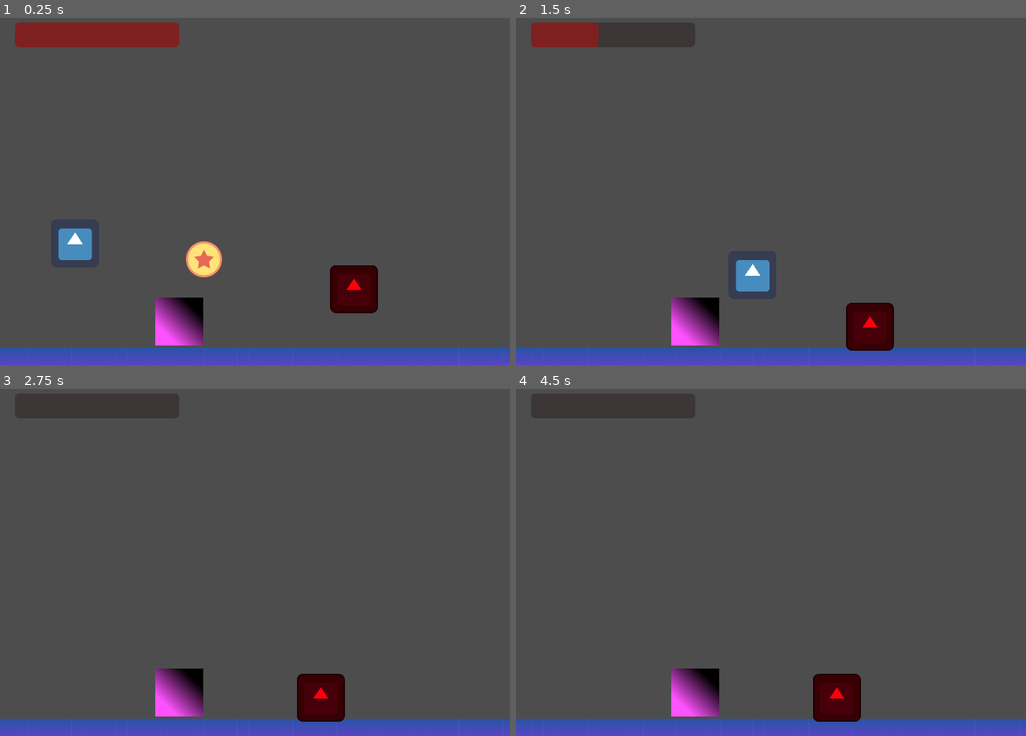
Above: before the commit, frames 1-4 (two rows, left to right).
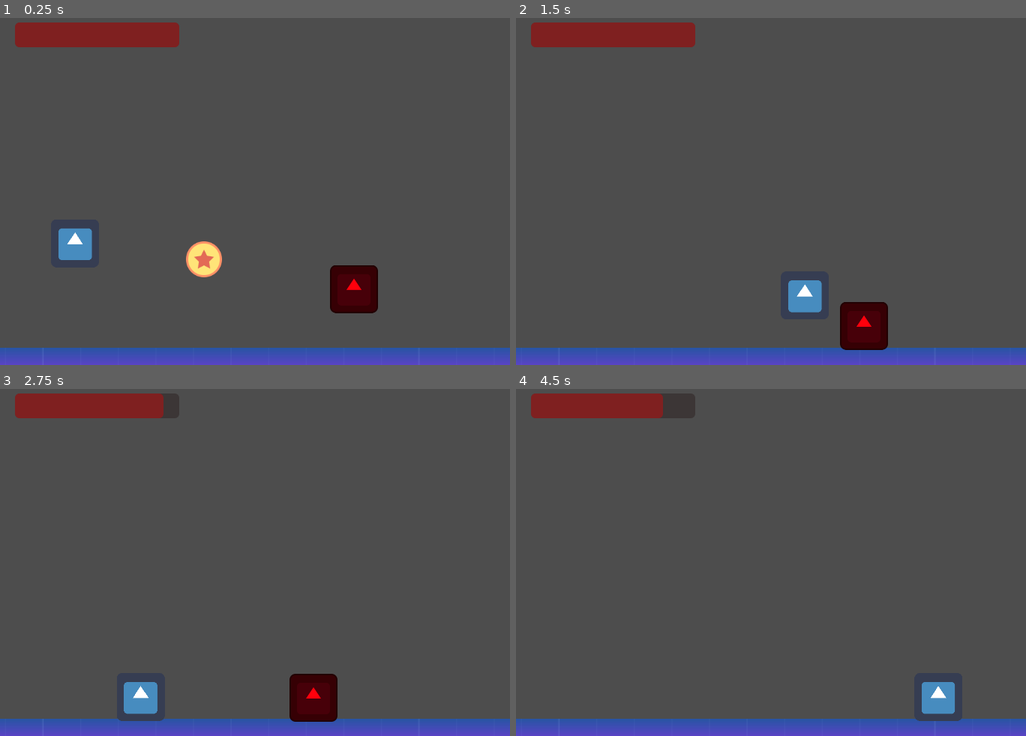
Above: after the commit, the same moments.

Repository: edurs2602/epogames2023
Game: Godot game, scene res://scenes/enviroment/main.tscn
Two runs of this game, one before a commit and one after it. Both use one fixed random seed, a clock stepped at 60 frames per second and the inputs below. Before the commit the project starts from res://scenes/main.tscn. The engine's default icon, where the game draws it, is replaced by a stand-in: a white triangle on a blue panel in a dark square.
Inputs:
- Up to frame 1 (0.25 s): no input
- Up to frame 2 (1.5 s): tap Enter (ui_accept) at 0.5, 0.77 s; hold Right (ui_right) from 0.53 s (still down); tap Shift (shift) at 0.6, 1.35 s
- Up to frame 3 (2.75 s): tap Enter (ui_accept) at 1.52 s; release Right (ui_right) at 2.03 s; hold Left (ui_left) from 2.03 s (still down); tap Shift (shift) at 2.1 s
- Up to frame 4 (4.5 s): release Left (ui_left) at 2.78 s; hold Right (ui_right) 2.78-4.28 s; tap Shift (shift) at 2.85, 3.6, 4.35 s; tap Enter (ui_accept) at 3.02, 3.77 s; hold Left (ui_left) from 4.28 s (still down)

The runs differ from the first frame. In frame 1, 1.3% of the frame differs, in the area x 30-40%, y 80-95%; in frame 2, 4.3%; in frame 3, 4.5%; in frame 4, 5.1%, in the area x 2-88%, y 1-96%.
Error after the commit: Parse Error: Expected indented block after "if" block. (res://src/Actors/scripts/fly_enemy.gd:14)

Commit message:
criação do inimigo voador

Diff:
--- a/project.godot
+++ b/project.godot
@@ -11,7 +11,7 @@
 [application]
 
 config/name="Epogames 2023"
-run/main_scene="res://scenes/main.tscn"
+run/main_scene="res://scenes/enviroment/main.tscn"
 config/features=PackedStringArray("4.1", "GL Compatibility")
 config/icon="res://icon.svg"
 
--- a/scenes/enviroment/main.tscn
+++ b/scenes/enviroment/main.tscn
@@ -1,10 +1,11 @@
-[gd_scene load_steps=8 format=3 uid="uid://0bajasm1ervt"]
+[gd_scene load_steps=9 format=3 uid="uid://0bajasm1ervt"]
 
 [ext_resource type="PackedScene" uid="uid://eyoe1g8a7aj8" path="res://scenes/player.tscn" id="3_6gpr6"]
 [ext_resource type="Texture2D" uid="uid://dewkiqhotnuch" path="res://assets/start-assets/background.png" id="3_7d3tq"]
 [ext_resource type="Script" path="res://src/Actors/scripts/player/ProgressBar.gd" id="4_bt68a"]
-[ext_resource type="PackedScene" uid="uid://c0oj2xowl5ru6" path="res://scenes/enemy.tscn" id="4_kmoea"]
-[ext_resource type="PackedScene" uid="uid://dc2t151idndmg" path="res://scenes/enviroment/coin.tscn" id="5_8vmbr"]
+[ext_resource type="PackedScene" uid="uid://c0oj2xowl5ru6" path="res://scenes/enemy/enemy.tscn" id="4_kmoea"]
+[ext_resource type="PackedScene" path="res://scenes/coin.tscn" id="5_8vmbr"]
+[ext_resource type="PackedScene" uid="uid://cictcb1ljgss2" path="res://scenes/fly_enemy.tscn" id="6_f5jpi"]
 
 [sub_resource type="TileSet" id="TileSet_5kb6j"]
 
@@ -19,6 +20,7 @@
 
 [node name="StaticBody2D" type="StaticBody2D" parent="."]
 position = Vector2(7, 469)
+scale = Vector2(3.4, 1)
 collision_layer = 4
 collision_mask = 0
 
@@ -49,3 +51,6 @@
 
 [node name="Coin" parent="." instance=ExtResource("5_8vmbr")]
 position = Vector2(272, 339)
+
+[node name="fly_enemy" parent="." instance=ExtResource("6_f5jpi")]
+position = Vector2(769, 250)
--- /dev/null
+++ b/scenes/fly_enemy.tscn
@@ -0,0 +1,56 @@
+[gd_scene load_steps=6 format=3 uid="uid://cictcb1ljgss2"]
+
+[ext_resource type="Texture2D" uid="uid://hhqudxgwpryt" path="res://assets/fly_enemy.png" id="1_faspw"]
+[ext_resource type="Script" path="res://src/Actors/scripts/fly_enemy.gd" id="1_n3cx5"]
+
+[sub_resource type="CircleShape2D" id="CircleShape2D_qx8ha"]
+radius = 36.5266
+
+[sub_resource type="RectangleShape2D" id="RectangleShape2D_yo6j0"]
+size = Vector2(71, 67)
+
+[sub_resource type="CircleShape2D" id="CircleShape2D_jhgx4"]
+
+[node name="fly_enemy" type="CharacterBody2D"]
+collision_layer = 2
+collision_mask = 13
+script = ExtResource("1_n3cx5")
+
+[node name="Sprite2D" type="Sprite2D" parent="."]
+position = Vector2(-0.5, -1.5)
+scale = Vector2(0.657407, 0.72043)
+texture = ExtResource("1_faspw")
+
+[node name="Enemy_colision" type="CollisionShape2D" parent="."]
+position = Vector2(-1, 0)
+scale = Vector2(1, 0.88)
+shape = SubResource("CircleShape2D_qx8ha")
+
+[node name="Hurtbox" type="Area2D" parent="."]
+collision_layer = 0
+collision_mask = 8
+
+[node name="CollisionShape2D" type="CollisionShape2D" parent="Hurtbox"]
+position = Vector2(-0.5, -1.5)
+shape = SubResource("RectangleShape2D_yo6j0")
+debug_color = Color(0.647059, 0.517647, 0.12549, 0.419608)
+
+[node name="hitbox" type="Area2D" parent="."]
+collision_layer = 2
+collision_mask = 13
+
+[node name="CollisionShape2D" type="CollisionShape2D" parent="hitbox"]
+position = Vector2(-0.5, -1.5)
+shape = SubResource("RectangleShape2D_yo6j0")
+debug_color = Color(0.996078, 0, 0.180392, 0.419608)
+
+[node name="detection_area" type="Area2D" parent="."]
+
+[node name="CollisionShape2D" type="CollisionShape2D" parent="detection_area"]
+scale = Vector2(18.2249, -17.2947)
+shape = SubResource("CircleShape2D_jhgx4")
+
+[connection signal="area_entered" from="Hurtbox" to="." method="_on_hurtbox_area_entered"]
+[connection signal="body_entered" from="hitbox" to="." method="_on_hitbox_body_entered"]
+[connection signal="body_entered" from="detection_area" to="." method="_on_detection_area_body_entered"]
+[connection signal="body_exited" from="detection_area" to="." method="_on_detection_area_body_exited"]
--- a/scenes/player.tscn
+++ b/scenes/player.tscn
@@ -31,7 +31,7 @@
 [node name="attack_hitbox" type="Area2D" parent="."]
 position = Vector2(31, 64)
 collision_layer = 8
-collision_mask = 2
+collision_mask = 0
 
 [node name="Timer" type="Timer" parent="attack_hitbox"]
 wait_time = 0.3
--- /dev/null
+++ b/src/Actors/scripts/fly_enemy.gd
@@ -0,0 +1,47 @@
+extends CharacterBody2D
+
+var player = null
+var player_chase = false
+
+const SPEED = 80.0
+const JUMP_VELOCITY = -400.0
+
+var HEALTH = 30
+var gravity = ProjectSettings.get_setting("physics/2d/default_gravity")
+
+
+func _physics_process(delta):
+	if !is_on_floor():
+
+
+	if(player_chase):
+		position += (player.position - position)/SPEED
+
+	move_and_slide()
+
+func _process(delta):
+	pass
+
+func take_damage(damage):
+	print("tomei do voador")
+	HEALTH -= damage
+	if HEALTH <= 0:
+		self.queue_free()
+
+func _on_hurtbox_area_entered(area):
+	take_damage(10)
+
+
+func _on_hitbox_body_entered(body):
+	if body.has_method("player"):
+		body.take_damage(10)
+
+
+func _on_detection_area_body_entered(body):
+	player = body
+	player_chase = true
+
+
+func _on_detection_area_body_exited(body):
+	player = null
+	player_chase = false
--- a/src/Actors/scripts/player/Player.gd
+++ b/src/Actors/scripts/player/Player.gd
@@ -11,7 +11,6 @@
 
 var enemy_on_hitbox = null
 var is_player_alive = true
-var position_flip = null
 
 # Get the gravity from the project settings to be synced with RigidBody nodes.
 var gravity = ProjectSettings.get_setting("physics/2d/default_gravity")
Binary file added: assets/fly_enemy.png
Not shown, added: assets/fly_enemy.png.import
Binary file added: assets/sprite_sheet_da_coelha.png
Not shown, added: assets/sprite_sheet_da_coelha.png.import
